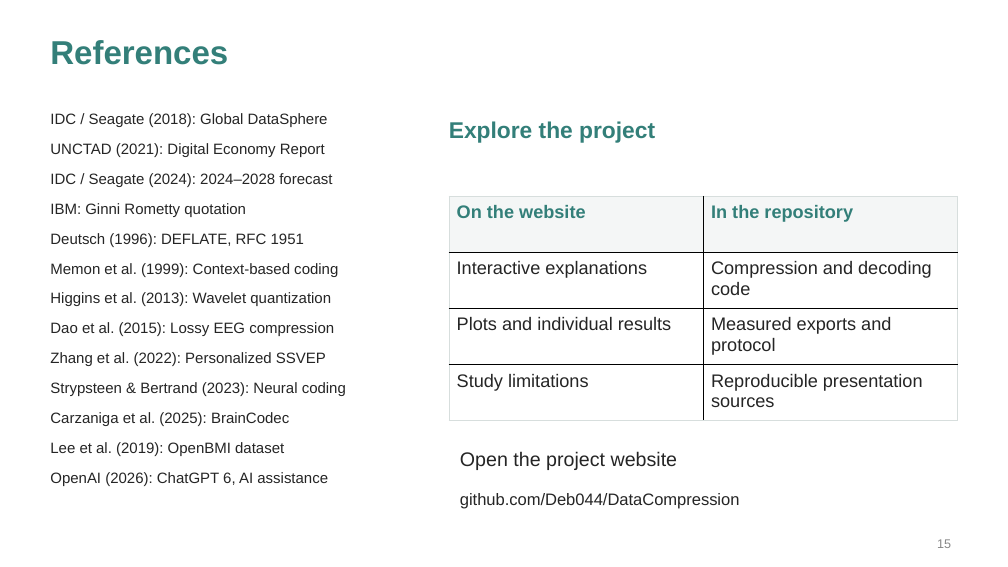
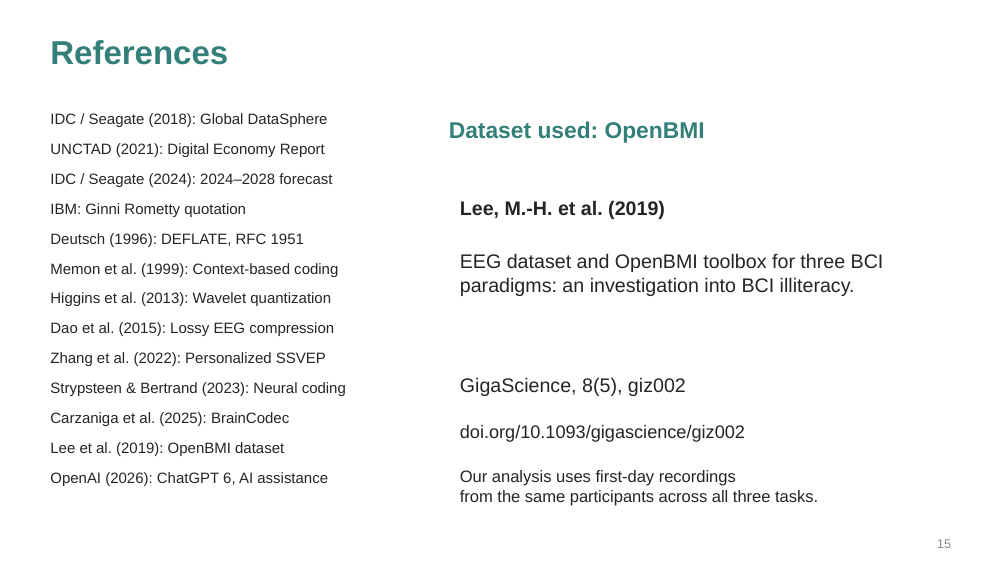
Before and after one commit to Deb044/DataCompression, a slide deck: slide 15 of output/presentation/every-bit-of-the-brain.pptx. Drawn at 1008x567 pixels with LibreOffice and Linux fonts; fonts in the diff are those of the drawing. Boxes give left, top, right and bottom in pixels: in the first picture for what was removed or moved away, otherwise in the second. Text is boxed around its words. In the diff, an @@ line names an element or a change of style, - is before the commit and + after.

Commit message:
slides: clarify EEG paradigms and add closing links

```diff
--- a/output/presentation/every-bit-of-the-brain.pptx
+++ b/output/presentation/every-bit-of-the-brain.pptx
@@ text at bbox=[449, 121, 705, 143]: text changed @@
-Explore the project
+Dataset used: OpenBMI
@@ table removed at bbox=[449, 196, 957, 420], 4 rows, 2 columns @@
-On the website | In the repository
-Interactive explanations | Compression and decoding code
-Plots and individual results | Measured exports and protocol
-Study limitations | Reproducible presentation sources
@@ text added at bbox=[460, 200, 665, 219], 18.8 pt, text #252525, bold @@
+Lee, M.-H. et al. (2019)
@@ text added at bbox=[460, 253, 884, 296], 18.8 pt, text #252525 @@
+EEG dataset and OpenBMI toolbox for three BCI paradigms: an investigation into BCI illiteracy.
@@ text added at bbox=[460, 377, 686, 396], 18.8 pt, text #252525 @@
+GigaScience, 8(5), giz002
@@ text added at bbox=[460, 425, 745, 442], 17.2 pt, text #252525 @@
+doi.org/10.1093/gigascience/giz002
@@ text removed at bbox=[460, 451, 678, 470] @@
-Open the project website
@@ text added at bbox=[460, 470, 818, 506], 15.8 pt, text #252525 @@
+Our analysis uses first-day recordings
+from the same participants across all three tasks.
@@ text removed at bbox=[460, 493, 740, 509] @@
-github.com/Deb044/DataCompression
```
Also in this commit, not shown: 2 other slides changed, 1 slide added, 5 other files.
